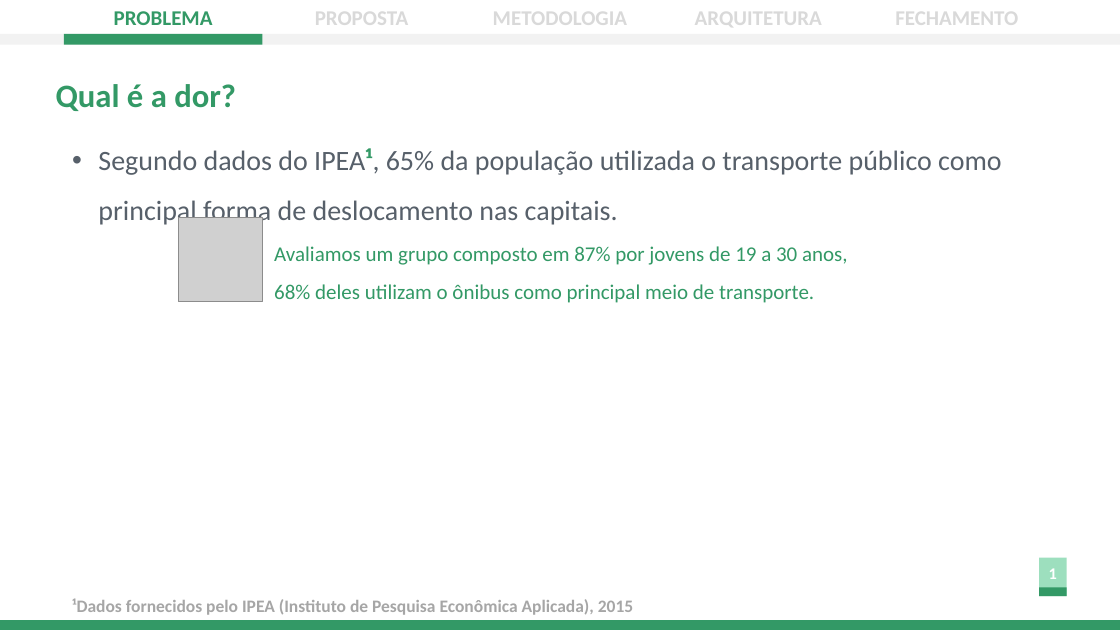
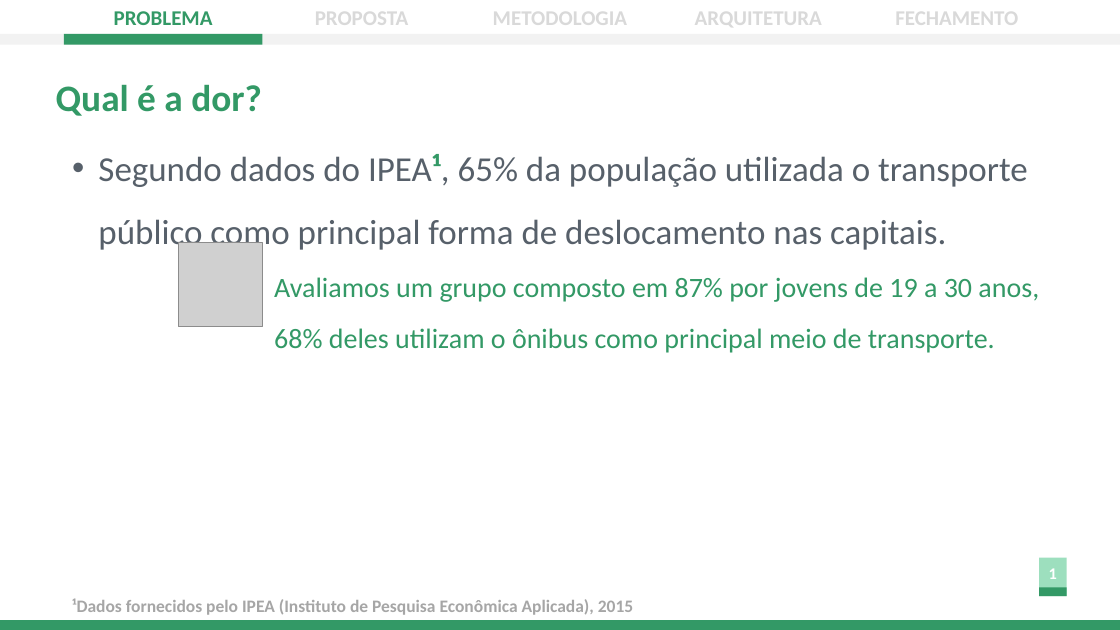
Before and after one commit to ICEI-PUC-Minas-PPLES-TI/plf-es-2022-2-ti1-7924100-mobilidade-urbana, a slide deck: slide 4 of docs/apresentacao/Apresentação - Sprint 4.pptx. Drawn at 1120x630 pixels with LibreOffice and Linux fonts; fonts in the diff are those of the drawing; grey boxes stand for pictures. Boxes give left, top, right and bottom in pixels: in the first picture for what was removed or moved away, otherwise in the second. Text is boxed around its words. In the diff, an @@ line names an element or a change of style, - is before the commit and + after.

```diff
--- a/docs/apresentacao/Apresentação - Sprint 4.pptx
+++ b/docs/apresentacao/Apresentação - Sprint 4.pptx
@@ text "Qual é a dor?" at bbox=[56, 84, 262, 116]: size 28 to 32 pt @@
@@ text "Segundo dados do IPEA¹, 65% ..." at bbox=[98, 154, 1028, 253]: size 24 to 30 pt @@
@@ picture: place and size @@
-picture at bbox=[178, 218, 262, 302]
+picture at bbox=[178, 243, 262, 327]
@@ text "Avaliamos um grupo composto em ...": place and size @@
-text "Avaliamos um grupo composto em ..." at bbox=[274, 246, 848, 303]
+text "Avaliamos um grupo composto em ..." at bbox=[274, 277, 1039, 353]
@@ text "Avaliamos um grupo composto em ..." at bbox=[274, 277, 1039, 353]: size 18 to 24 pt @@
```
Also in this commit, not shown: 12 other slides changed, 10 other files.
